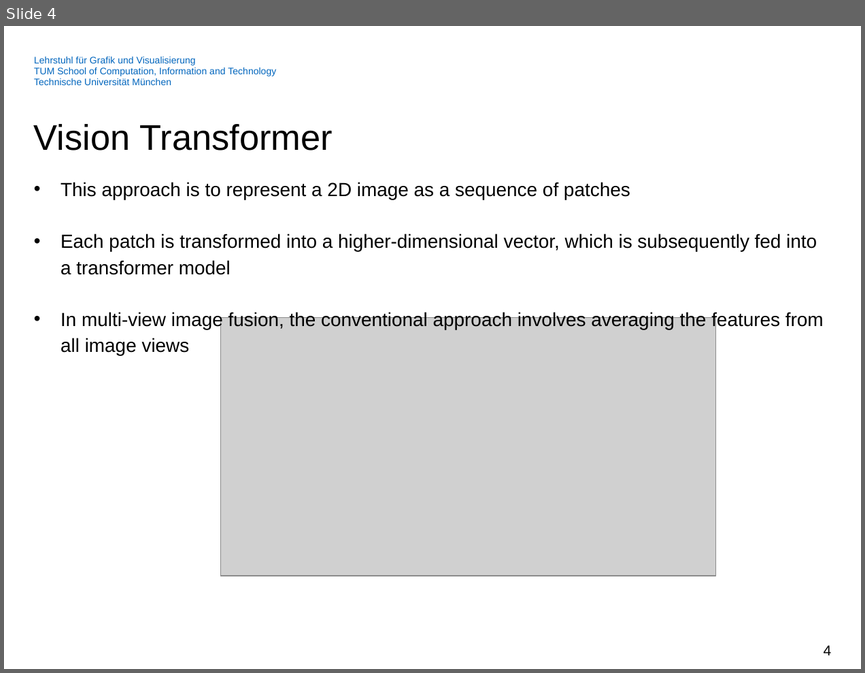
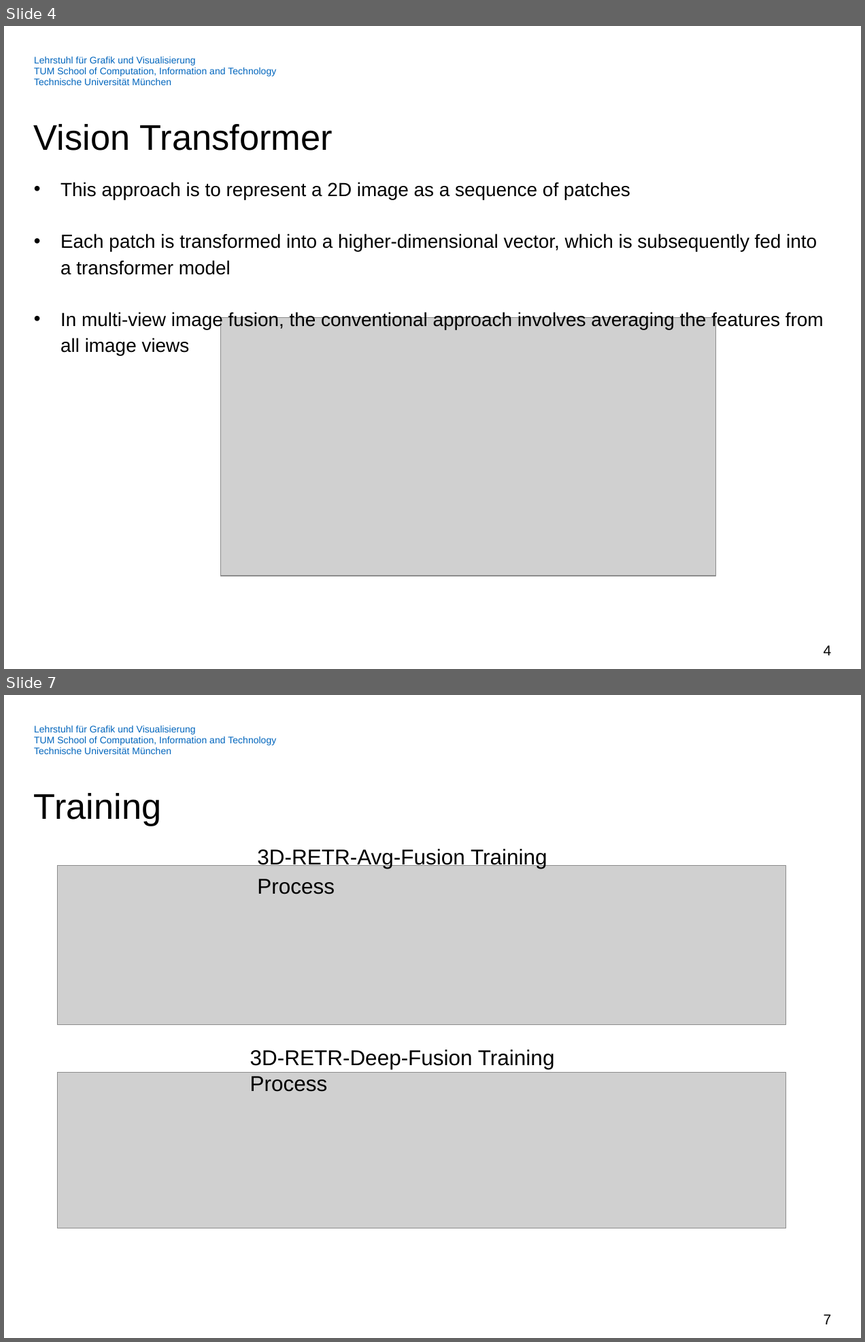
Before and after one commit to Streakfull/3DML, a slide deck: Project/Resources/presentation.pptx. Shown one above the other, each under a label of ours: slide 4 before the commit, slides 4 and 7 after it; the slides between them are not shown. The pictures are 865x673 and 865x1342 pixels, drawn with LibreOffice and Linux fonts; fonts in the diff are those of the drawing; grey boxes stand for pictures; background and template pictures are left out. Boxes give left, top, right and bottom in pixels: in the first picture for what was removed or moved away, otherwise in the second. Text is boxed around its words. In the diff, an @@ line names an element or a change of style, - is before the commit and + after.

Commit message:
Update presentation with training and reconstructions

```diff
--- a/Project/Resources/presentation.pptx
+++ b/Project/Resources/presentation.pptx
@@ slide 7 added at <box>4,695,861,1338</box>, background #FFFFFF; not listed: 1 template element that a slide beside it also shows @@
@@ title added at <box>34,793,162,826</box>, 30 pt, text #000000 @@
+Training
@@ text added at <box>257,849,547,894</box>, 18 pt, text #000000 @@
+3D-RETR-Avg-Fusion Training Process
@@ picture added at <box>57,866,785,1025</box> @@
@@ text added at <box>250,1049,555,1091</box>, 18 pt, text #000000 @@
+3D-RETR-Deep-Fusion Training Process
@@ picture added at <box>57,1072,785,1228</box> @@
@@ page number added at <box>823,1314,832,1324</box>, 12 pt, text #000000 @@
+7
```
Also in this commit, not shown: 1 slide changed, 2 other slides added, 1 slide removed.
